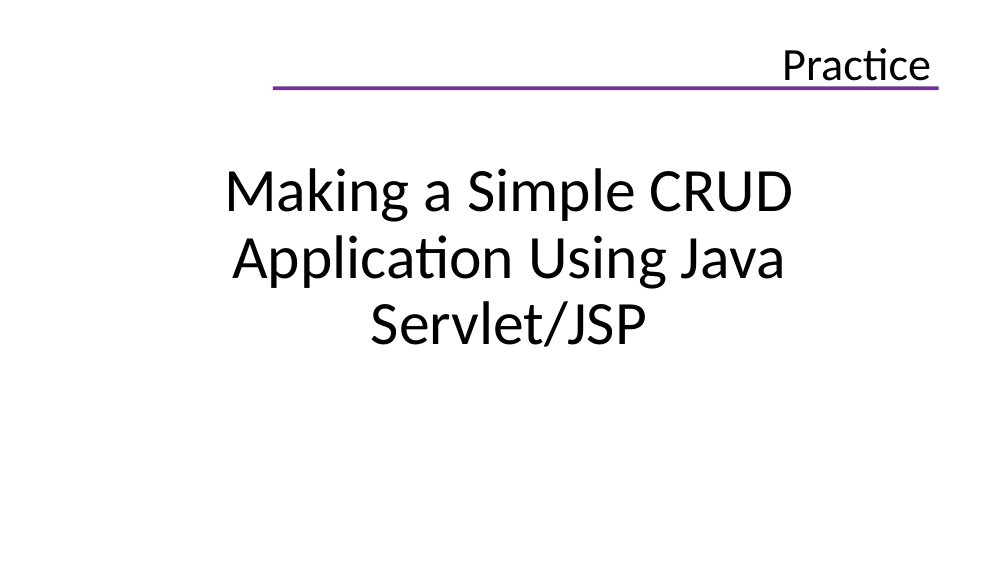
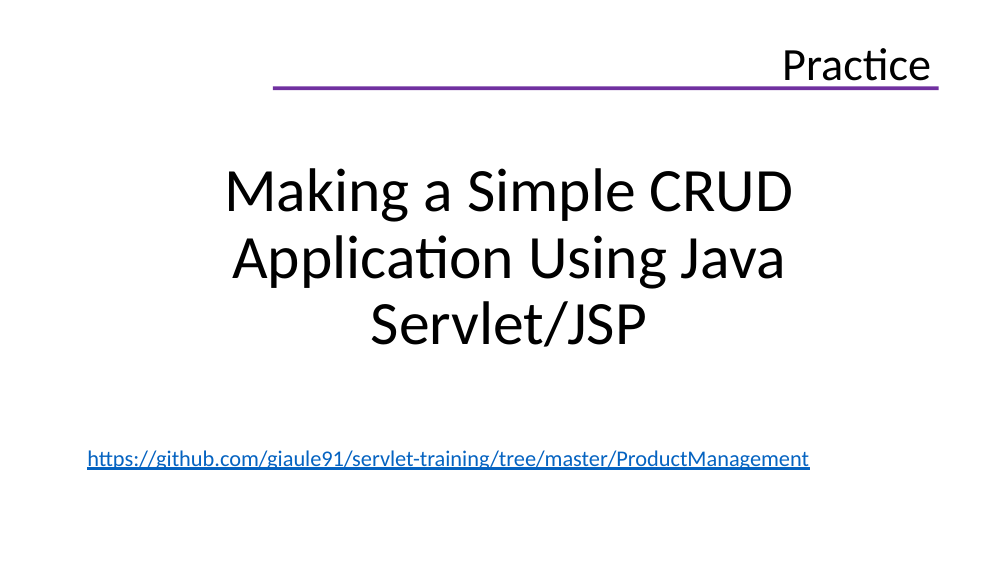
Before and after one commit to helenhash/servlet-training, a slide deck: slide 38 of docs/Servlet.pptx. Drawn at 1008x567 pixels with LibreOffice and Linux fonts; fonts in the diff are those of the drawing; background and template pictures are left out. Boxes give left, top, right and bottom in pixels: in the first picture for what was removed or moved away, otherwise in the second. Text is boxed around its words. In the diff, an @@ line names an element or a change of style, - is before the commit and + after.

Commit message:
rev slide

```diff
--- a/docs/Servlet.pptx
+++ b/docs/Servlet.pptx
@@ text at [87, 450, 809, 470]: paragraph added @@
+https://github.com/giaule91/servlet-training/tree/master/ProductManagement
```
Also in this commit, not shown: 1 other slide changed.
